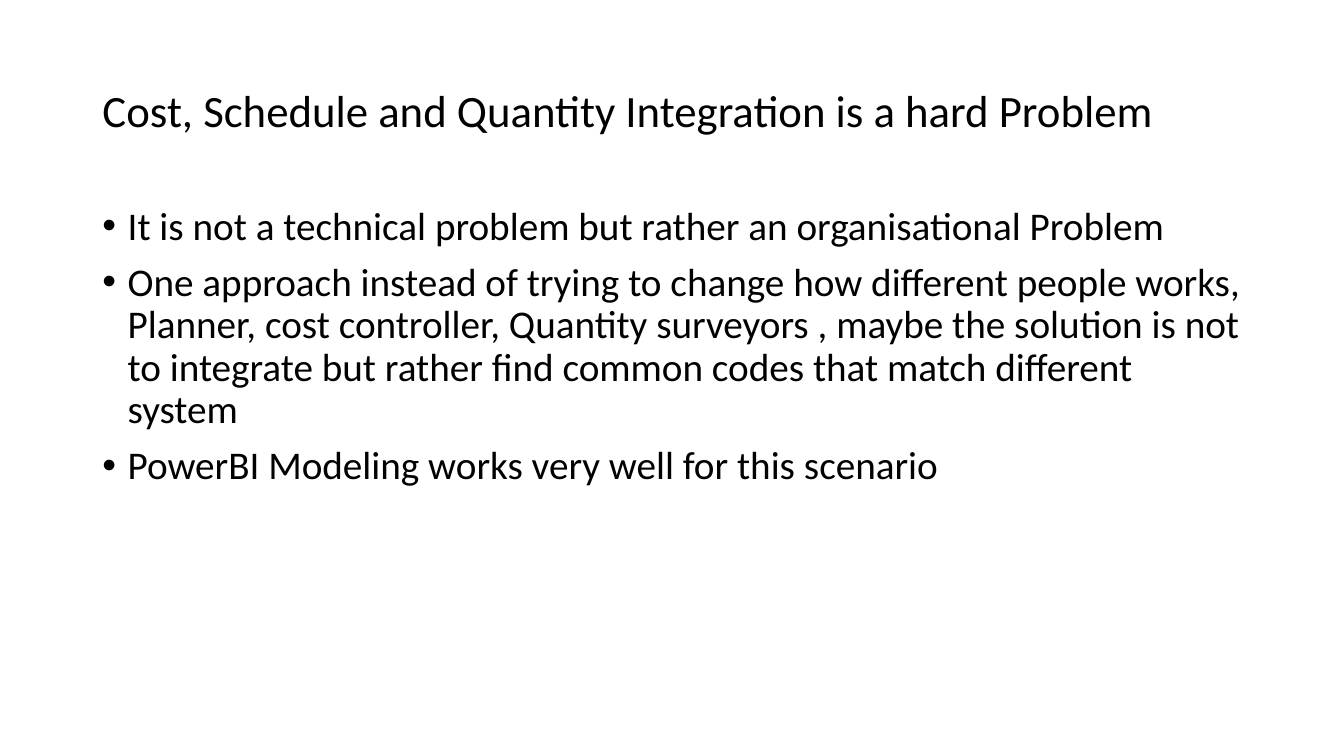
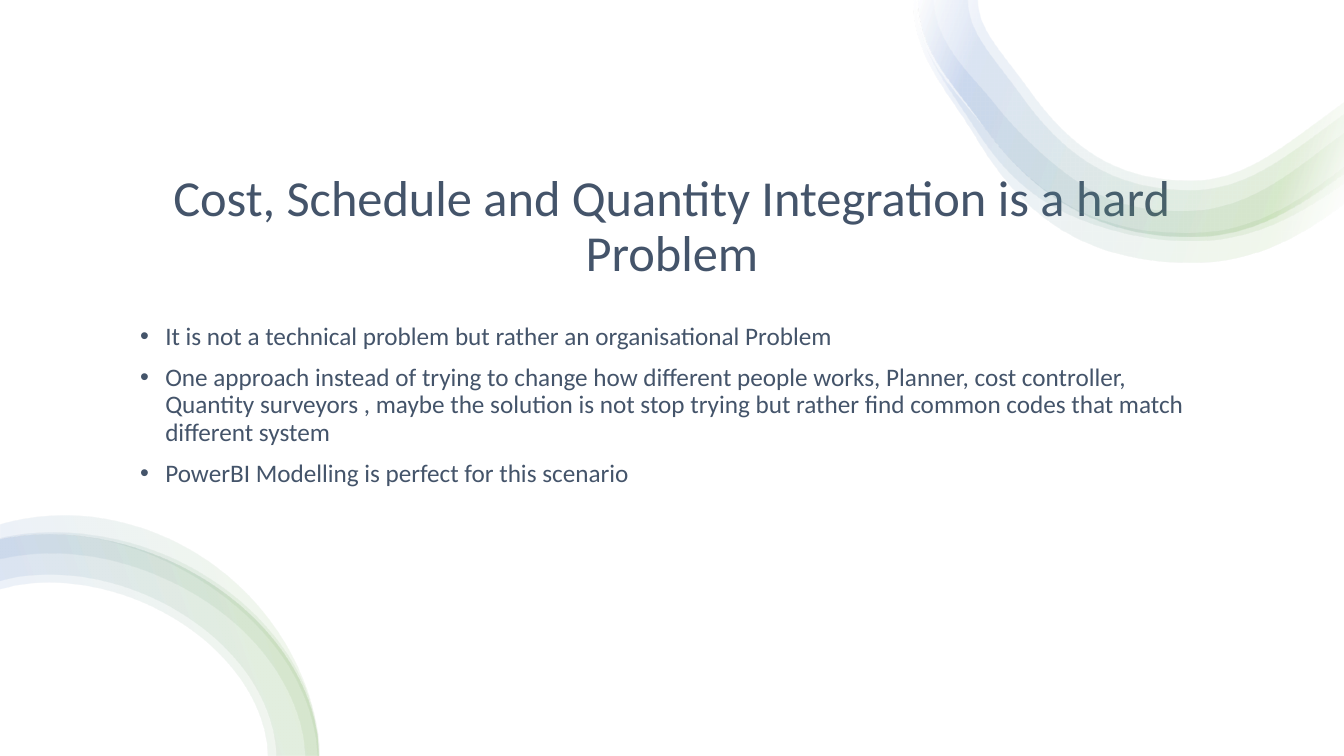
Before and after one commit to djouallah/projectcontrolpresentation, a slide deck: slide 4 of PowerBI as an integration tool in Project Controls.pptx. Drawn at 1344x756 pixels with LibreOffice and Linux fonts; fonts in the diff are those of the drawing. Boxes give left, top, right and bottom in pixels: in the first picture for what was removed or moved away, otherwise in the second. Text is boxed around its words. In the diff, an @@ line names an element or a change of style, - is before the commit and + after.

```diff
--- a/PowerBI as an integration tool in Project Controls.pptx
+++ b/PowerBI as an integration tool in Project Controls.pptx
@@ rectangle added at box(0, 0, 1344, 756), fill #FFFFFF @@
@@ group added at box(914, 0, 1344, 263): 4 freeform shapes @@
@@ title "Cost, Schedule and Quantity Integration ...": place and size @@
-title "Cost, Schedule and Quantity Integration ..." at box(102, 96, 1152, 135)
+title "Cost, Schedule and Quantity Integration ..." at box(173, 175, 1170, 272)
@@ title "Cost, Schedule and Quantity Integration ..." at box(173, 175, 1170, 272): size 32 to 36 pt, text colour #000000 to #44546A; alignment left to centre; vertical alignment middle to bottom @@
@@ text "It is not a technical ...": place and size @@
-text "It is not a technical ..." at box(128, 212, 1239, 486)
+text "It is not a technical ..." at box(165, 327, 1183, 487)
@@ text at box(165, 327, 831, 350): size 28 to 18 pt, text colour #000000 to #44546A in "It is not a technical problem but ..." @@
@@ text at box(165, 368, 1183, 487): text changed; size 28 to 18 pt; text colour #000000 to #44546A @@
-• One approach instead of trying to change how different people works, Planner, cost controller, Quantity surveyors , maybe the solution is not to integrate but rather find common codes that match different system
-• PowerBI Modeling works very well for this scenario
+• One approach instead of trying to change how different people works, Planner, cost controller, Quantity surveyors , maybe the solution is not stop trying but rather find common codes that match different system
+• PowerBI Modelling is perfect for this scenario
@@ group added at box(0, 516, 320, 756): 4 freeform shapes @@
```
Also in this commit, not shown: 4 other slides changed, 4 slides added.
